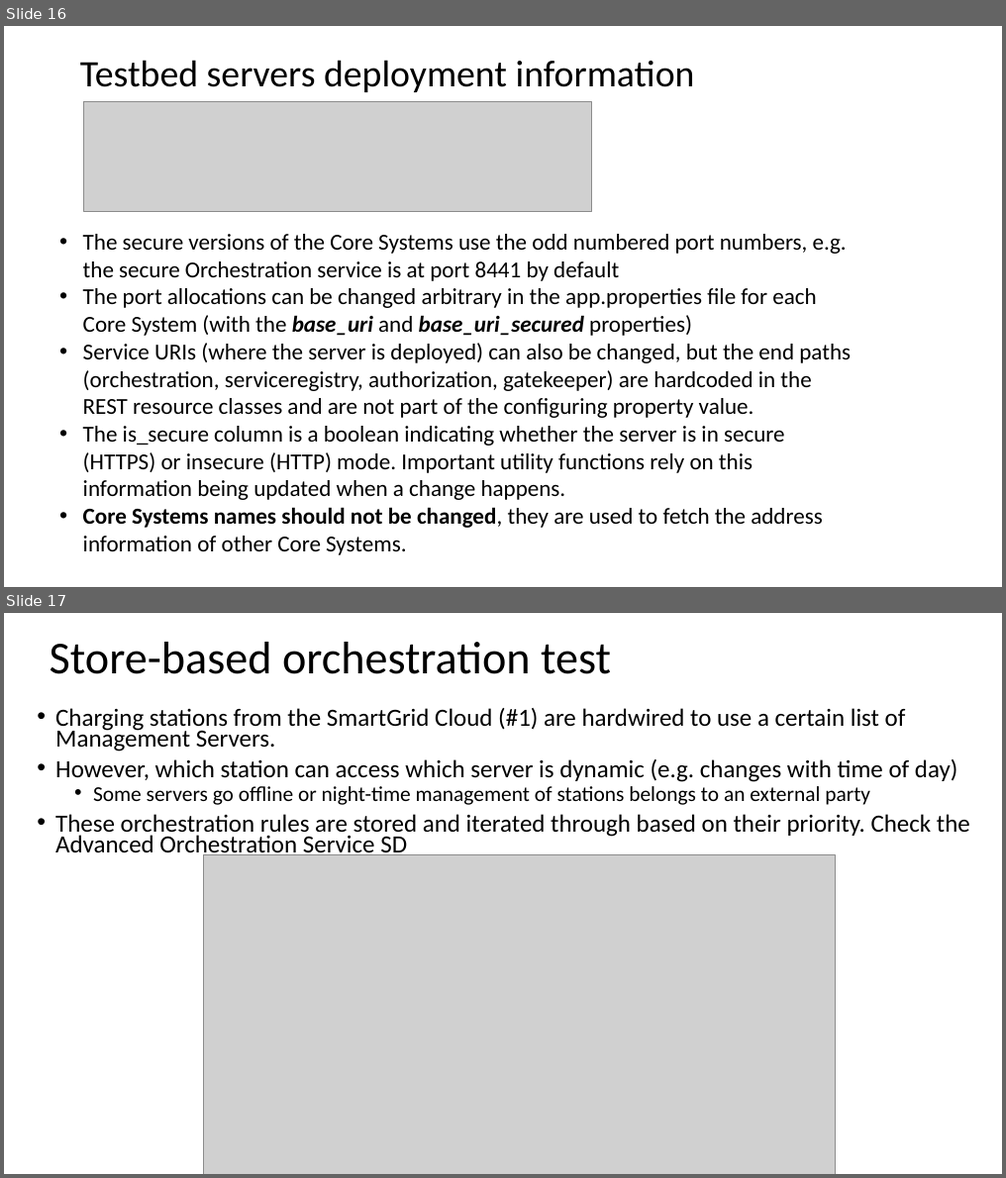
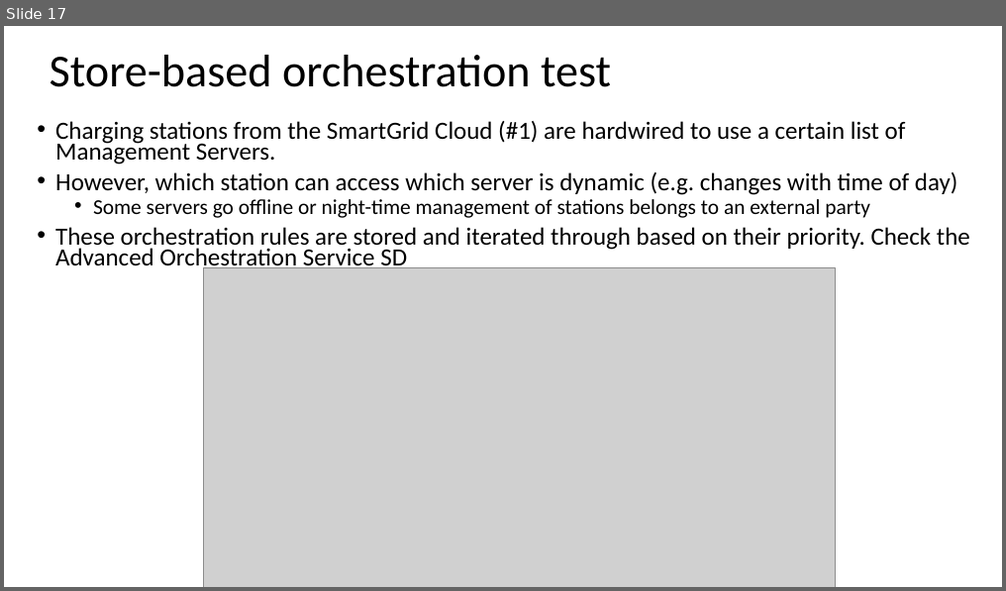
Before and after one commit to hegeduscs/arrowhead, a slide deck: documentation/Quick-Start-Guide-M2.pptx. Shown one above the other, each under a label of ours: slides 16 and 17 before the commit, slide 17 after it. The pictures are 1006x1178 and 1006x591 pixels, drawn with LibreOffice and Linux fonts; fonts in the diff are those of the drawing; grey boxes stand for pictures. Boxes give left, top, right and bottom in pixels: in the first picture for what was removed or moved away, otherwise in the second. Text is boxed around its words. In the diff, an @@ line names an element or a change of style, - is before the commit and + after.

```diff
--- a/documentation/Quick-Start-Guide-M2.pptx
+++ b/documentation/Quick-Start-Guide-M2.pptx
@@ slide 16 removed at (4, 26, 1002, 587), background #FFFFFF @@
@@ title removed at (80, 60, 695, 92) @@
-Testbed servers deployment information
@@ picture removed at (83, 101, 592, 212) @@
@@ text removed at (83, 234, 850, 556) @@
-• The secure versions of the Core Systems use the odd numbered port numbers, e.g. the secure Orchestration service is at port 8441 by default
-• The port allocations can be changed arbitrary in the app.properties file for each Core System (with the base_uri and base_uri_secured properties)
-• Service URIs (where the server is deployed) can also be changed, but the end paths (orchestration, serviceregistry, authorization, gatekeeper) are hardcoded in the REST resource classes and are not part of the configuring property value.
-• The is_secure column is a boolean indicating whether the server is in secure (HTTPS) or insecure (HTTP) mode. Important utility functions rely on this information being updated when a change happens.
-• Core Systems names should not be changed, they are used to fetch the address information of other Core Systems.
```
Also in this commit, not shown: 3 slides changed, 1 slide added, 2 other files.
